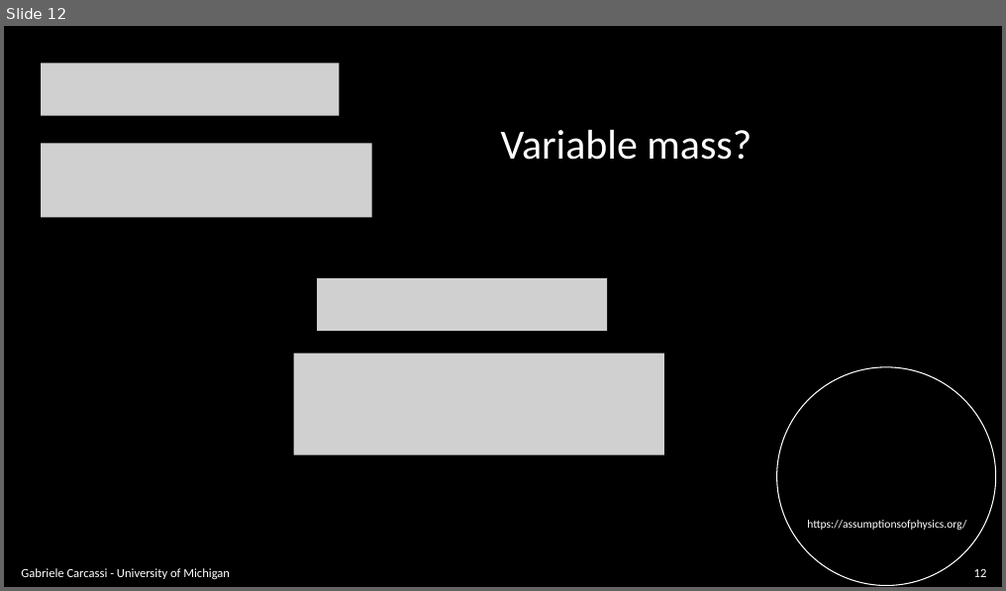
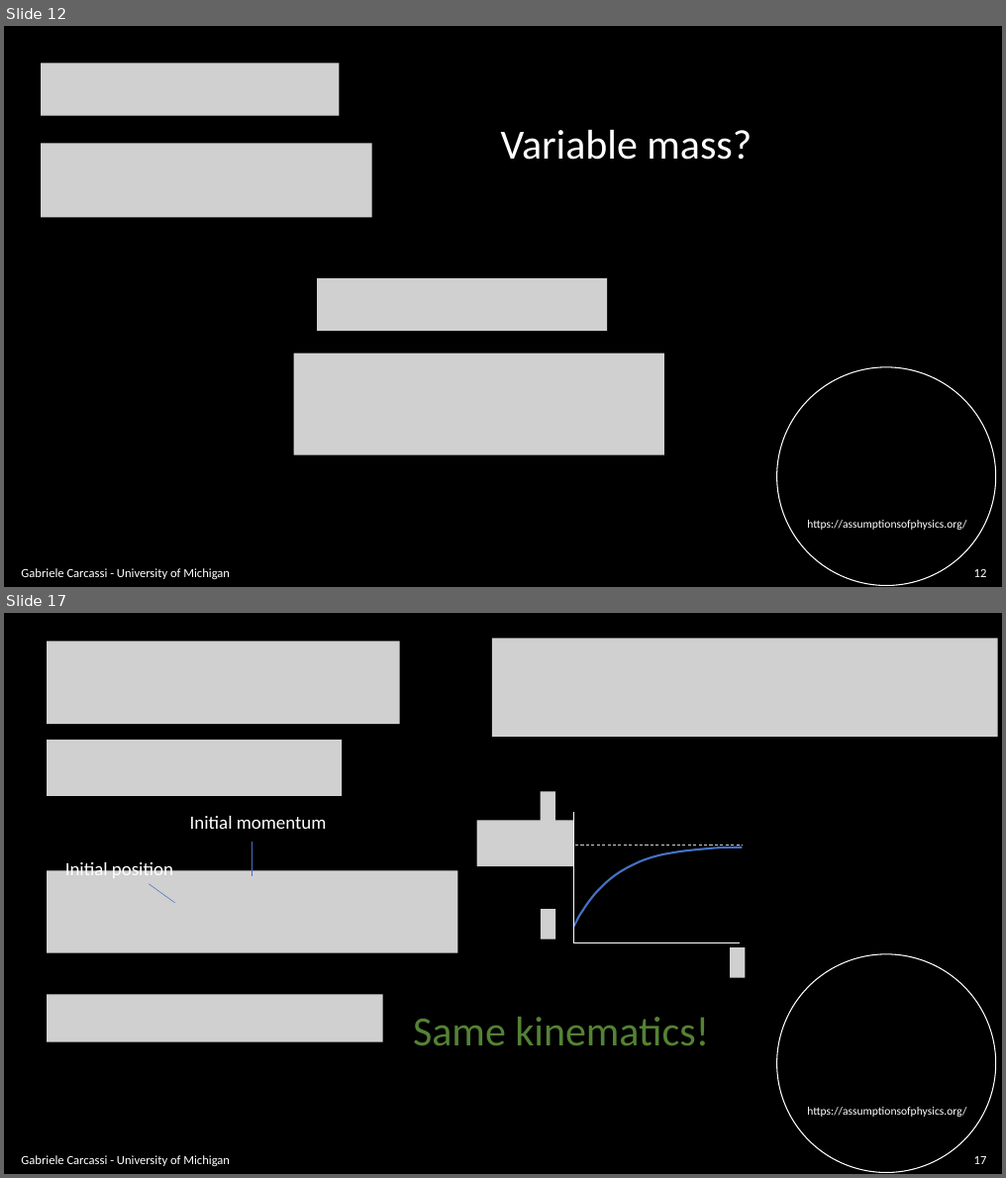
Before and after one commit to assumptionsofphysics/slides, a slide deck: BookCompanions-v2/RP-Class-2.pptx. Shown one above the other, each under a label of ours: slide 12 before the commit, slides 12 and 17 after it; the slides between them are not shown. The pictures are 1006x591 and 1006x1178 pixels, drawn with LibreOffice and Linux fonts; fonts in the diff are those of the drawing; grey boxes stand for pictures; background and template pictures are left out. Boxes give left, top, right and bottom in pixels: in the first picture for what was removed or moved away, otherwise in the second. Text is boxed around its words. In the diff, an @@ line names an element or a change of style, - is before the commit and + after.

```diff
--- a/BookCompanions-v2/RP-Class-2.pptx
+++ b/BookCompanions-v2/RP-Class-2.pptx
@@ slide 17 added at [4,613,1002,1174], background #000000; not listed: 2 template elements that a slide beside it also shows @@
@@ picture added at [47,641,400,724] @@
@@ picture added at [492,638,998,737] @@
@@ picture added at [47,740,342,796] @@
@@ text added at [190,816,327,829], 18 pt, text #FFFFFF @@
+Initial momentum
@@ line added from (252, 842) to (252, 876), #4472C4 0.5 pt @@
@@ group added at [477,792,746,977]: 4 pictures, 4 freeform shapes @@
@@ picture added at [47,870,457,953] @@
@@ text added at [65,861,173,878], 18 pt, text #FFFFFF @@
+Initial position
@@ line added from (149, 884) to (174, 903), #4472C4 0.5 pt @@
@@ picture added at [47,995,383,1043] @@
@@ text added at [413,1017,709,1046], 40 pt, text #548235 @@
+Same kinematics!
@@ text added at [21,1156,230,1166], 12 pt, text #FFFFFF @@
+Gabriele Carcassi - University of Michigan
@@ page number added at [974,1157,987,1164], 12 pt, text #FFFFFF @@
+17
```
Also in this commit, not shown: 7 slides changed, 3 other slides added, 1 other file.
